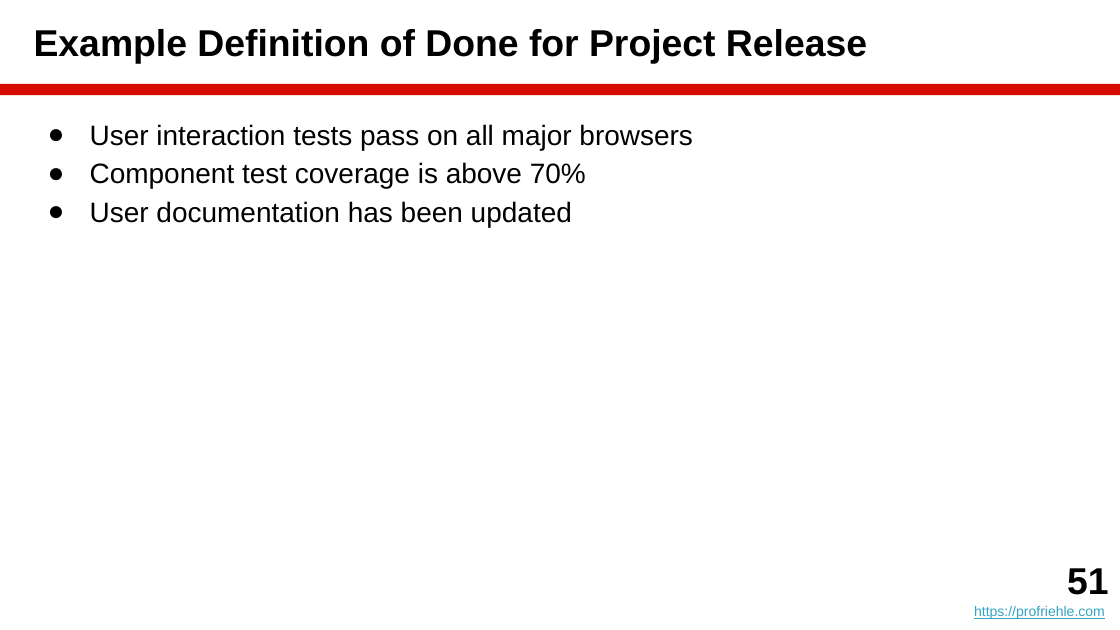
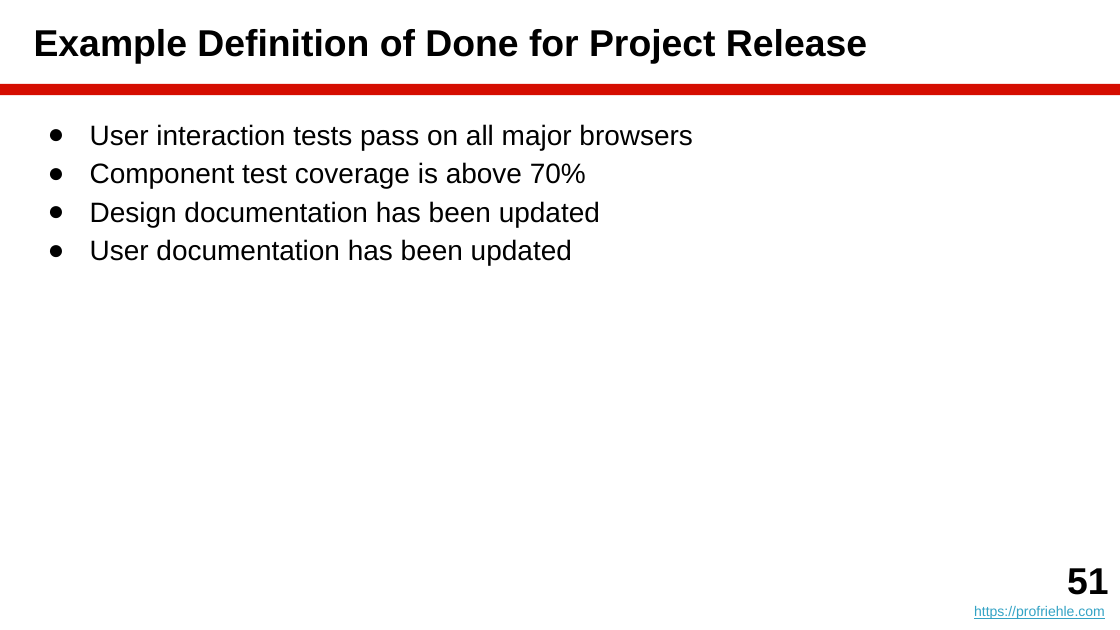
Before and after one commit to dirkriehle/amos-course, a slide deck: slide 51 of Lecture slides/AMOS B04 - Agile Planning.pptx. Drawn at 1120x630 pixels with LibreOffice and Linux fonts; fonts in the diff are those of the drawing. Boxes give left, top, right and bottom in pixels: in the first picture for what was removed or moved away, otherwise in the second. Text is boxed around its words. In the diff, an @@ line names an element or a change of style, - is before the commit and + after.

Commit message:
Final slide release for summer semester 2023.

```diff
--- a/Lecture slides/AMOS B04 - Agile Planning.pptx
+++ b/Lecture slides/AMOS B04 - Agile Planning.pptx
@@ text at [90, 201, 600, 227]: paragraph added @@
+● Design documentation has been updated
```
Also in this commit, not shown: 5 other slides changed, 14 other files.
